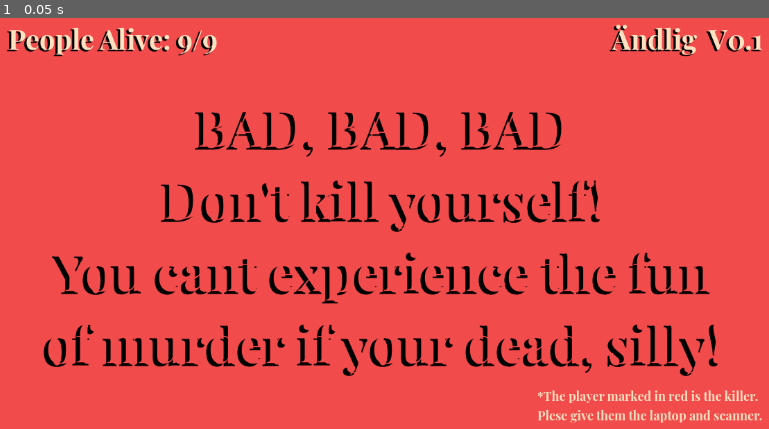
Above: before the commit, frame 1.
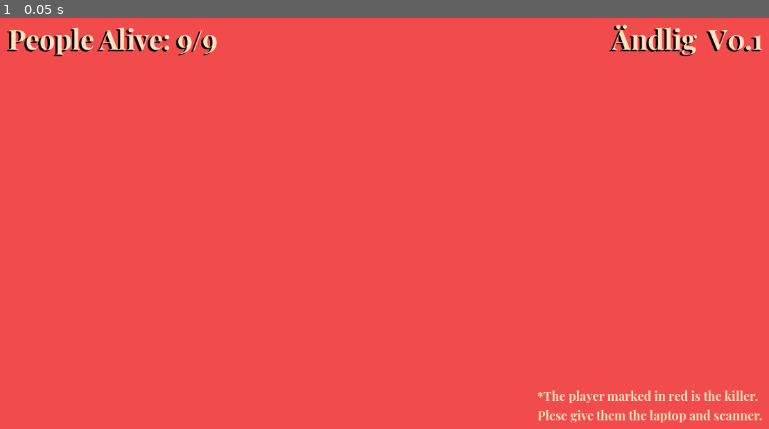
Above: after the commit, the same moment.

Repository: TheTwoBoom/andlig
Game: Godot game, scene res://scenes/game.tscn
Two runs of this game, one before a commit and one after it. Both use one fixed random seed, a clock stepped at 60 frames per second and the inputs below. This scene is started directly instead of the project's main scene.
Inputs:
- Up to frame 1 (0.05 s): no input

The runs differ from the first frame. In frame 1, 7.6% of the frame differs, in the area x 5-94%, y 22-88%.
Error in both runs: Cannot call method 'find_child' on a null value. (res://scripts/game.gd:21)

Commit message:
start for suicide prevention

Diff:
--- a/assets/panel_designs/neutral.tres
+++ b/assets/panel_designs/neutral.tres
@@ -6,8 +6,8 @@
 content_margin_right = 0.0
 content_margin_bottom = 0.0
 bg_color = Color(0.26666668, 0.23137255, 0.38039216, 1)
-corner_radius_top_left = 6
-corner_radius_top_right = 6
-corner_radius_bottom_right = 6
-corner_radius_bottom_left = 6
+corner_radius_top_left = 20
+corner_radius_top_right = 20
+corner_radius_bottom_right = 20
+corner_radius_bottom_left = 20
 corner_detail = 5
--- a/scenes/game.tscn
+++ b/scenes/game.tscn
@@ -1,10 +1,14 @@
-[gd_scene load_steps=6 format=3 uid="uid://bbo0icv8hjbdc"]
+[gd_scene load_steps=8 format=3 uid="uid://bbo0icv8hjbdc"]
 
 [ext_resource type="PackedScene" uid="uid://cluq3rylga2p0" path="res://scenes/scanner.tscn" id="1_fc0e3"]
+[ext_resource type="StyleBox" uid="uid://dsnqjgddtrqlf" path="res://assets/panel_designs/neutral.tres" id="1_feb5d"]
 [ext_resource type="Script" uid="uid://ui03lftjj1hx" path="res://scripts/game.gd" id="1_iywne"]
 [ext_resource type="Theme" uid="uid://c1pt754iq3eux" path="res://assets/font/font.tres" id="2_fc0e3"]
 [ext_resource type="Theme" uid="uid://btmjqviog7db5" path="res://assets/font/font_no_shadow.tres" id="4_lbhrr"]
 [ext_resource type="Theme" uid="uid://bdjd5shavif28" path="res://assets/font/big_font_red.tres" id="5_iywne"]
+
+[sub_resource type="Theme" id="Theme_p57ef"]
+PanelContainer/styles/panel = ExtResource("1_feb5d")
 
 [node name="Game" type="Control"]
 layout_mode = 3
@@ -88,12 +92,27 @@
 theme_override_constants/v_separation = 16
 columns = 3
 
-[node name="SuicideStop" type="CenterContainer" parent="MarginContainer/VBoxContainer"]
+[node name="PanelContainer" type="PanelContainer" parent="MarginContainer"]
+visible = false
+layout_mode = 2
+theme = SubResource("Theme_p57ef")
+
+[node name="SuicideStop" type="CenterContainer" parent="MarginContainer/PanelContainer"]
 z_index = 1
 layout_mode = 2
 size_flags_horizontal = 4
 
-[node name="Label2" type="Label" parent="MarginContainer/VBoxContainer/SuicideStop"]
+[node name="MarginContainer" type="MarginContainer" parent="MarginContainer/PanelContainer/SuicideStop"]
+layout_mode = 2
+theme_override_constants/margin_left = 8
+theme_override_constants/margin_top = 8
+theme_override_constants/margin_right = 8
+theme_override_constants/margin_bottom = 8
+
+[node name="VBoxContainer" type="VBoxContainer" parent="MarginContainer/PanelContainer/SuicideStop/MarginContainer"]
+layout_mode = 2
+
+[node name="Label2" type="Label" parent="MarginContainer/PanelContainer/SuicideStop/MarginContainer/VBoxContainer"]
 layout_mode = 2
 theme = ExtResource("5_iywne")
 theme_override_font_sizes/font_size = 75
